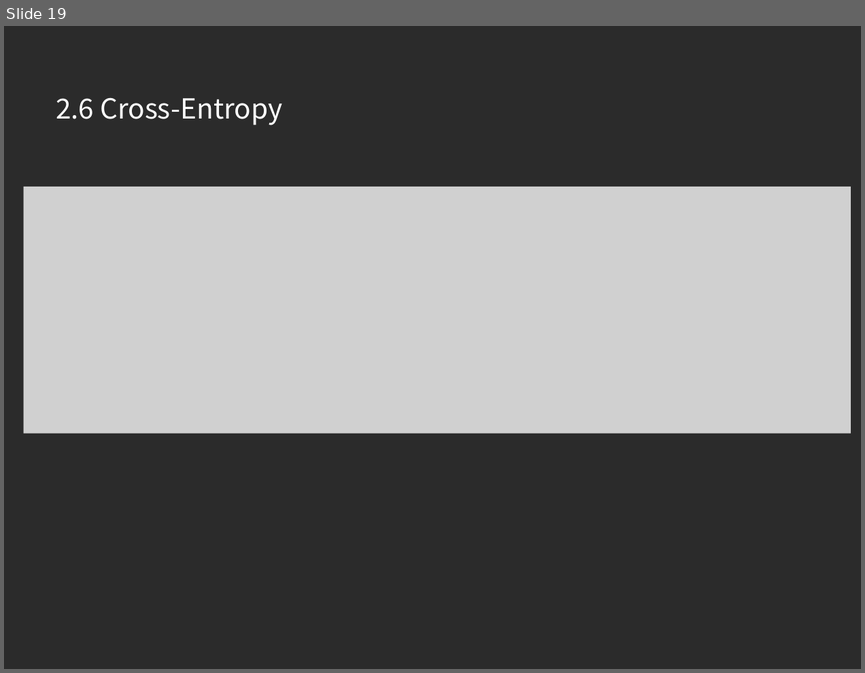
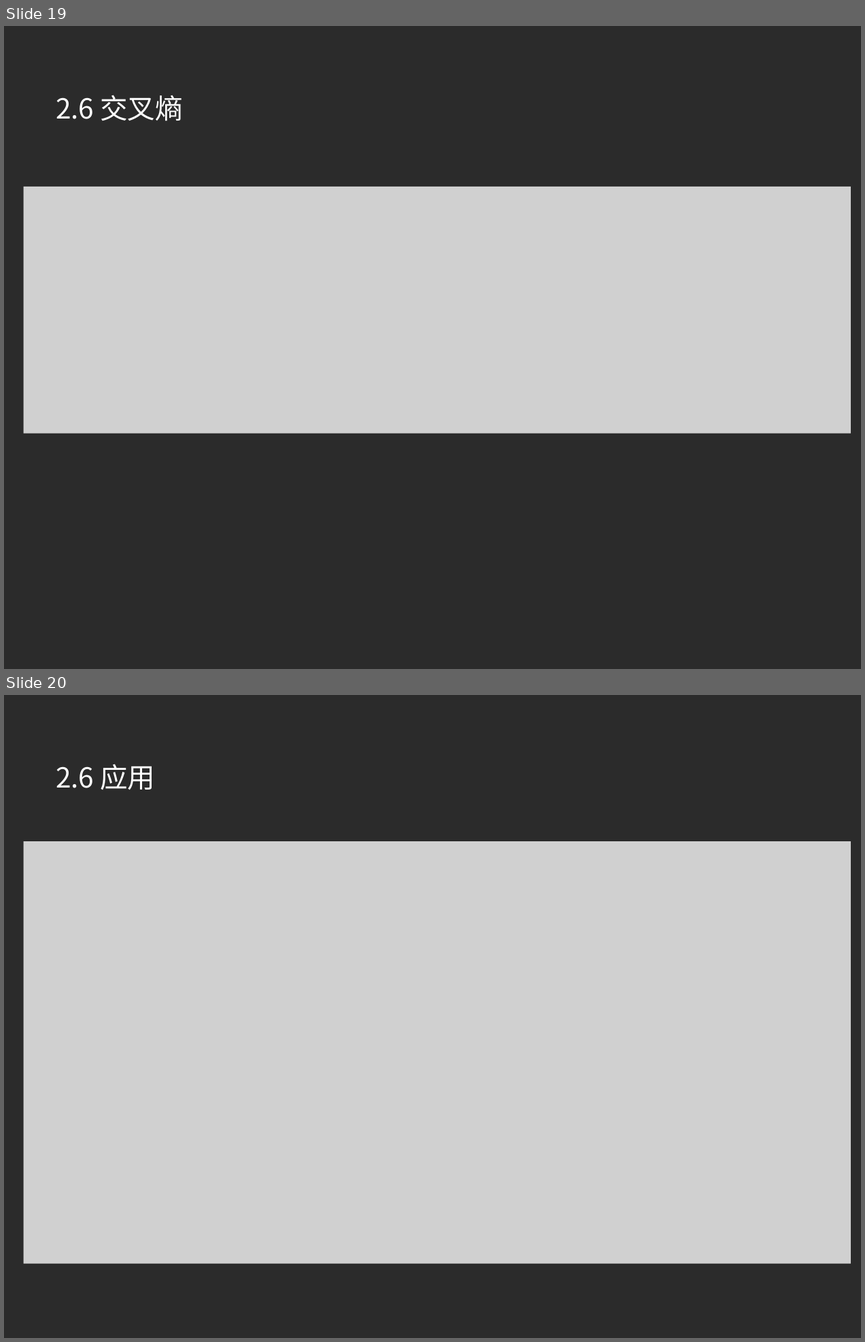
Before and after one commit to xuqinkun/Report, a slide deck: Deep Learning-3.12-3.14.pptx. Shown one above the other, each under a label of ours: slide 19 before the commit, slides 19 and 20 after it. The pictures are 865x673 and 865x1342 pixels, drawn with LibreOffice and Linux fonts; fonts in the diff are those of the drawing; grey boxes stand for pictures; background and template pictures are left out; a plain dark background stands for a picture behind light text. Boxes give left, top, right and bottom in pixels: in the first picture for what was removed or moved away, otherwise in the second. Text is boxed around its words. In the diff, an @@ line names an element or a change of style, - is before the commit and + after.

```diff
--- a/Deep Learning-3.12-3.14.pptx
+++ b/Deep Learning-3.12-3.14.pptx
@@ slide 20 added at bbox=[4, 695, 861, 1338], background picture (left out) @@
@@ title added at bbox=[56, 764, 155, 790], 40 pt, text #FFFFFF @@
+2.6 应用
@@ picture added at bbox=[24, 841, 851, 1264] @@
@@ slide 19 changed as well @@
@@ title at bbox=[56, 95, 183, 121]: text changed @@
-2.6 Cross-Entropy
+2.6 交叉熵
```
Also in this commit, not shown: 10 other slides changed, 11 other slides added, 11 slides removed.
